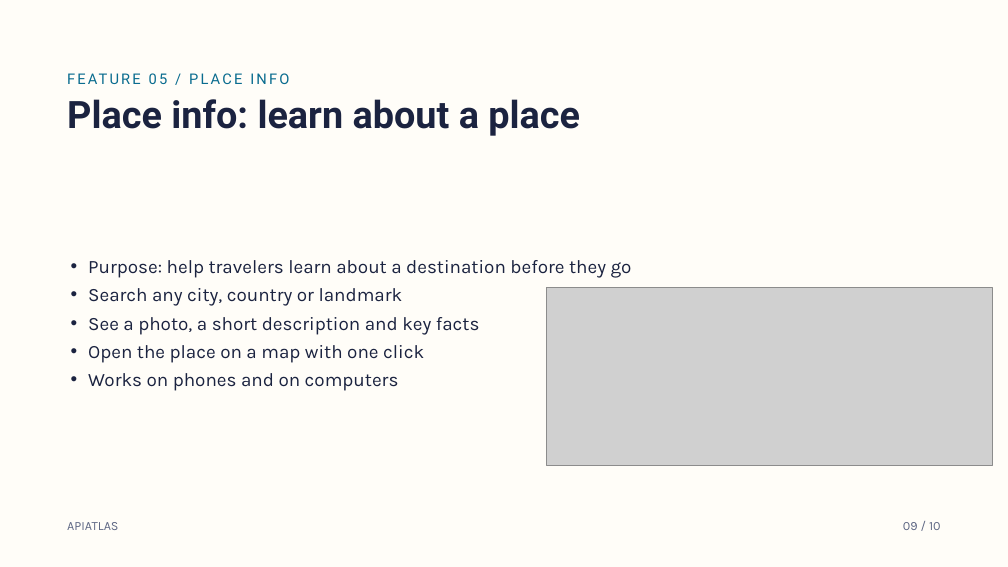
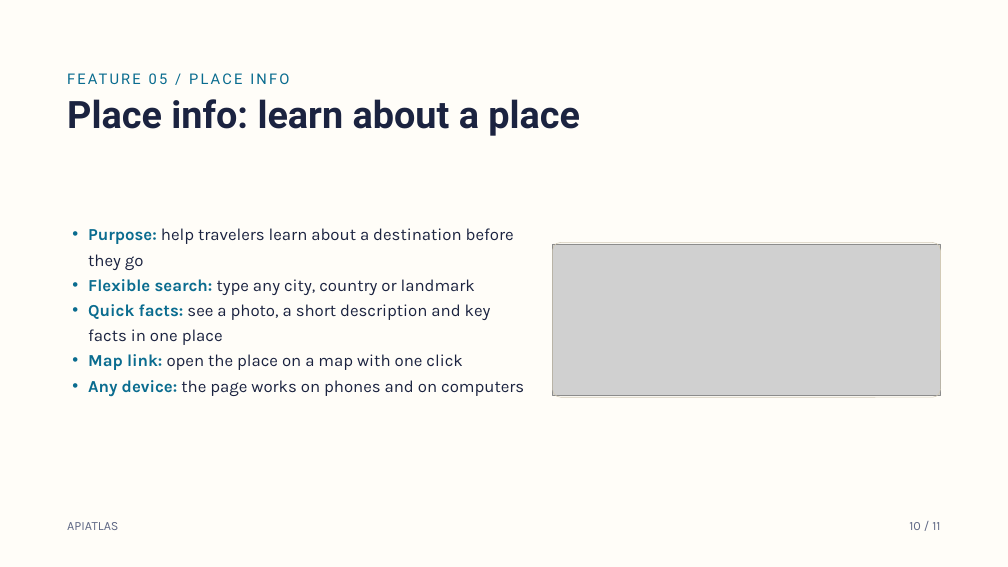
Before and after one commit to ahmad02072006/web-programming-class, a slide deck: slide 10 of Project Submission/APIATLAS Project Presentation.pptx (slide 9 before the commit). Drawn at 1008x567 pixels with LibreOffice and Linux fonts; fonts in the diff are those of the drawing; grey boxes stand for pictures; background and template pictures are left out. Boxes give left, top, right and bottom in pixels: in the first picture for what was removed or moved away, otherwise in the second. Text is boxed around its words. In the diff, an @@ line names an element or a change of style, - is before the commit and + after.

Commit message:
Add presentation video and update PowerPoint download links; enhance project page layout

```diff
--- a/Project Submission/APIATLAS Project Presentation.pptx
+++ b/Project Submission/APIATLAS Project Presentation.pptx
@@ text "Purpose: help travelers learn about ...": place and size @@
-text "Purpose: help travelers learn about ..." at (88, 260, 632, 391)
+text "Purpose: help travelers learn about ..." at (88, 228, 524, 397)
@@ text at (88, 228, 514, 270): size 18 to 16 pt in "Purpose: help travelers learn about a destination ..."; text colour #1B2340 to #0A6C8F, bold on in "Purpose:"; indent changed; line spacing 27pt to 24pt @@
@@ picture: place and size @@
-picture at (547, 287, 992, 466)
+picture at (553, 244, 940, 396)
@@ rounded rectangle added at (553, 243, 941, 398), outline #D2CAB6 0.5 pt @@
@@ text at (88, 279, 524, 397): text changed; size 18 to 16 pt @@
-• Search any city, country or landmark
-• See a photo, a short description and key facts
-• Open the place on a map with one click
-• Works on phones and on computers
+• Flexible search: type any city, country or landmark
+• Quick facts: see a photo, a short description and key facts in one place
+• Map link: open the place on a map with one click
+• Any device: the page works on phones and on computers
@@ text at (909, 522, 940, 530): text changed @@
-09 / 10
+10 / 11
```
Also in this commit, not shown: 8 other slides changed, 1 slide added, 6 other files.
